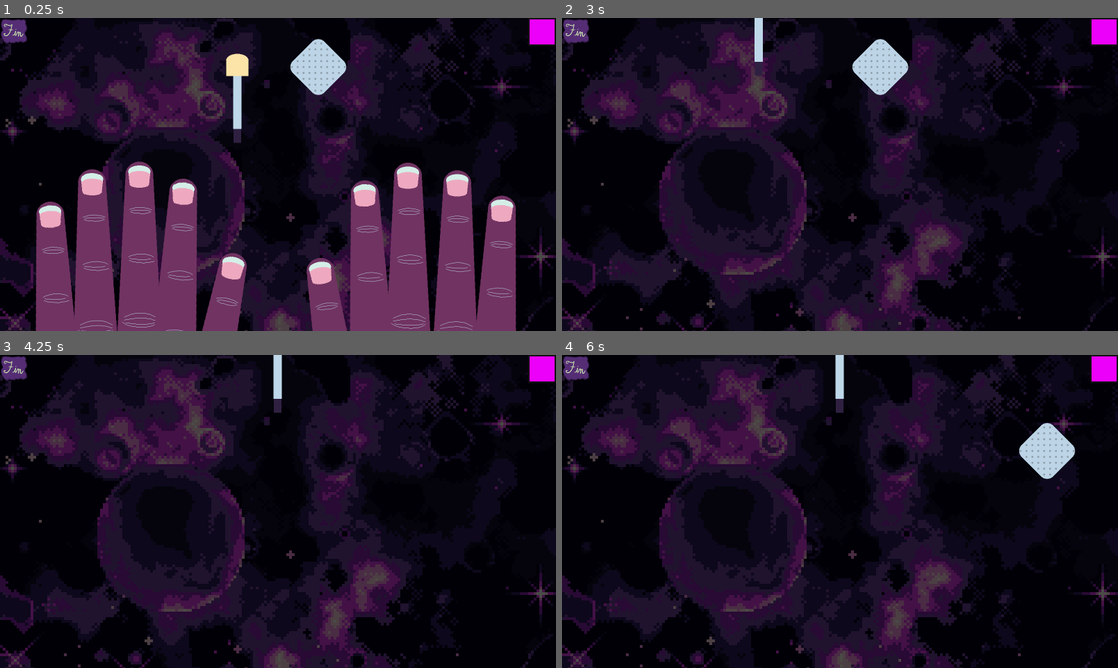
Above: before the commit, frames 1-4 (two rows, left to right).
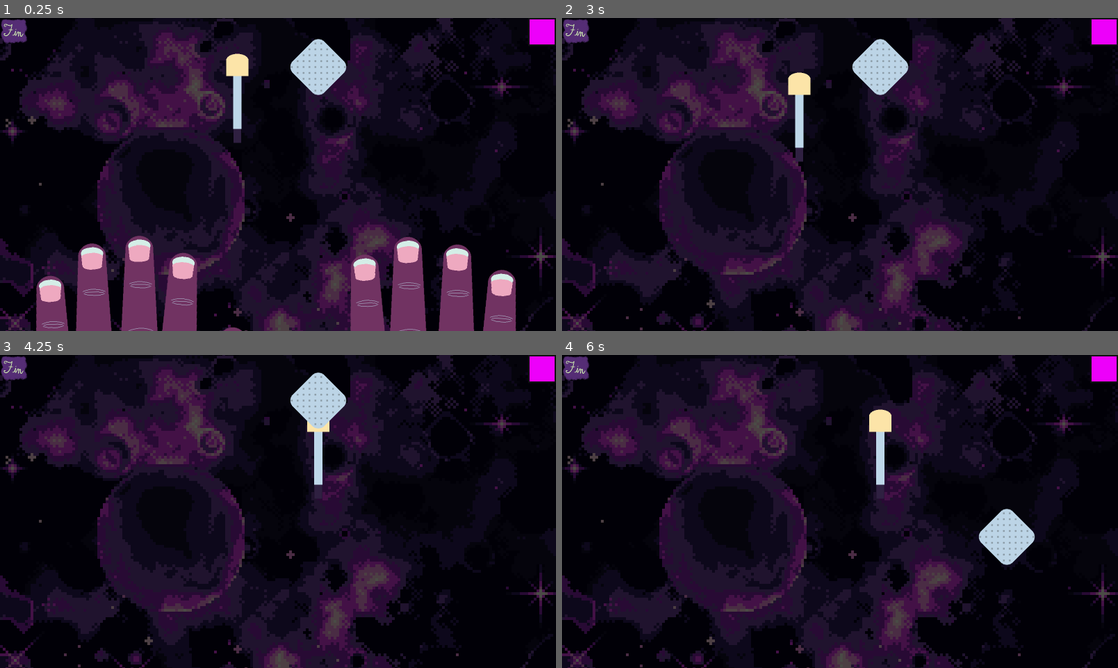
Above: after the commit, the same moments.

Repository: Wake1st/colored-claws
Game: Godot game, scene res://base/main.tscn
Two runs of this game, one before a commit and one after it. Both use one fixed random seed, a clock stepped at 60 frames per second and the inputs below.
Inputs (mouse positions are in pixels of both pictures, inside the frame that each line leads up to):
- Up to frame 1 (0.25 s): no input
- Up to frame 2 (3 s): click (573, 30) at 0.5 s; click (573, 30) at 1.25 s; click (573, 30) at 2 s; tap Enter at 2.75 s; move the mouse to (801, 83) at 2.77 s; press the mouse at (801, 83) at 2.78 s
- Up to frame 3 (4.25 s): tap Space at 3.5 s; move the mouse to (316, 420) at 3.52 s; release the mouse at (316, 420) at 3.53 s; tap Mouse wheel down (narrow_brush) at 3.6 s; click (316, 420) at 3.67 s
- Up to frame 4 (6 s): tap Enter at 4.25, 5.75 s; move the mouse to (895, 442) at 4.27 s; hold Right mouse button (pivot_brush) 4.28-5.03 s; click (895, 442) at 4.42 s; tap Space at 5 s; move the mouse to (812, 574) at 5.02 s; tap Mouse wheel up (widen_brush) at 5.1 s; click (812, 574) at 5.17 s; move the mouse to (1006, 558) at 5.77 s; press the mouse at (1006, 558) at 5.78 s

The runs differ from the first frame. In frame 1, 19% of the frame differs, in the area x 6-93%, y 45-100%; in frame 2, 0.9%; in frame 3, 1.8%; in frame 4, 3.1%.
Error before the commit: Parse Error: Too few arguments for "draw_line()" call. Expected at least 6 but received 4. (res://body/nail.gd:63)

Commit message:
for now, the pad just clears the texture

Diff:
--- a/body/Paint.gd
+++ b/body/Paint.gd
@@ -42,39 +42,37 @@
 	return img
 
 
-func clear_circle(
+static func clear_circle(
 	img: Image,
 	start_position: Vector2,
-	end_position: Vector2,
+	_end_position: Vector2,
 	radius: float
 ) -> Image:
-# draw the new image
+	# draw the new image
 	var blend: Image = Image.create_empty(img.get_width(), img.get_height(), false, Image.FORMAT_RGBA8)
 	var rect = img.get_used_rect()
-	#
-	#var circle_x = width * cos(angle)
-	#var circle_y = width * sin(angle)
-	#
-	#var current_position: Vector2 = start_position
-	#var paint_vector: Vector2 = end_position - start_position
-	#var height: int = ceili(paint_vector.length())
-	#for r in data.radius:
-		#for i in angle:
-			#current_position = paint_vector * height
-			#
-			#var x: int = start_position.x + current_position.x + circle_x/2 - i * cos(angle) - 1
-			#var y: int = start_position.y + current_position.y +  circle_y/2 - i * sin(angle) - 1
-			#
-			#if rect.has_point(Vector2(x, y)):
-				#blend.set_pixel(x, y, color)
-			#if rect.has_point(Vector2(x, y - 1)):
-				#blend.set_pixel(x, y - 1, color)
-			#if rect.has_point(Vector2(x, y + 1)):
-				#blend.set_pixel(x, y + 1, color)
-			#if rect.has_point(Vector2(x - 1, y)):
-				#blend.set_pixel(x - 1, y, color)
-			#if rect.has_point(Vector2(x + 1, y)):
-				#blend.set_pixel(x + 1, y, color)
+	var color = Color(0,0,0,0)
+
+	for r in radius:
+		for i in range(0,2*PI):
+			var current_position = Vector2(
+				radius * cos(i),
+				radius * sin(i)
+			)
+
+			var x: int = start_position.x + current_position.x
+			var y: int = start_position.y + current_position.y
+
+			if rect.has_point(Vector2(x, y)):
+				blend.set_pixel(x, y, color)
+			if rect.has_point(Vector2(x, y - 1)):
+				blend.set_pixel(x, y - 1, color)
+			if rect.has_point(Vector2(x, y + 1)):
+				blend.set_pixel(x, y + 1, color)
+			if rect.has_point(Vector2(x - 1, y)):
+				blend.set_pixel(x - 1, y, color)
+			if rect.has_point(Vector2(x + 1, y)):
+				blend.set_pixel(x + 1, y, color)
 
 	# update image and return
 	img.blend_rect_mask(blend, img, img.get_used_rect(), Vector2.ZERO)
--- a/body/nail.gd
+++ b/body/nail.gd
@@ -57,27 +57,13 @@
 
 
 func clean(data: PadData) -> float:
-	# draw new image and blend
-	var start = data.start_position - global_position + sprite.texture.get_size()/2
-	var end = data.end_position - global_position + sprite.texture.get_size()/2
-	image = Paint.draw_line(image, start, end, data.radius)
-	sprite.texture = ImageTexture.create_from_image(image)
+	# reset the texture
+	var texture: CompressedTexture2D = load(NAIL_PATH)
+	sprite.texture = texture
+	image = texture.get_image()
 
-	# note changes
-	for j in image.get_height():
-		for i in image.get_width():
-			var coord = Vector2(i,j)
-			var color = image.get_pixelv(coord)
-			if color == COLOR_ZERO:
-				continue
-
-			if pixel_colors[coord] != color:
-				pixel_colors[coord] = color
-				if !pixel_changes.has(coord):
-					pixel_changes.push_back(coord)
-
-	# update progress and check win
-	return pixel_changes.size() / pixel_count
+	# reset progress
+	return 0
 
 
 func set_texture(img: Image) -> void:
--- a/tools/brush/brush.gd
+++ b/tools/brush/brush.gd
@@ -33,8 +33,8 @@
 		var vector = global_position.direction_to(mouse)
 		rotation = vector.angle() + ROTATION_OFFSET
 	else:
-		last_position = position
-		position = mouse - hold_offset
+		last_position = global_position
+		global_position = mouse - hold_offset
 
 
 func input(event: InputEvent) -> void:
--- a/tools/brush/brush.tscn
+++ b/tools/brush/brush.tscn
@@ -5,7 +5,6 @@
 
 [node name="Brush" type="Node2D"]
 script = ExtResource("1_kgsti")
-width = null
 
 [node name="Sprite2D" type="Sprite2D" parent="."]
 texture_filter = 1
--- a/tools/pad/pad.gd
+++ b/tools/pad/pad.gd
@@ -15,8 +15,8 @@
 
 
 func process(_delta: float, mouse: Vector2) -> void:
-	last_position = position
-	position = mouse
+	last_position = global_position
+	global_position = mouse
 
 
 func input(event: InputEvent) -> void:
--- a/work/selector.gd
+++ b/work/selector.gd
@@ -13,15 +13,17 @@
 		tool_sets.set(holder.tool, holder)
 
 func _process(_delta) -> void:
-	current_tool.process(_delta, get_global_mouse_position())
+	if current_tool:
+		current_tool.process(_delta, get_global_mouse_position())
 
 func _input(event) -> void:
-	current_tool.input(event)
+	if current_tool:
+		current_tool.input(event)
 
 
 func _handle_selection(tool: Tool) -> void:
 	# return current tool to holder
 	tool_sets[tool].holster()
 
-	#
+	# set new tool
 	current_tool = tool
--- a/work/work_zone.tscn
+++ b/work/work_zone.tscn
@@ -73,7 +73,6 @@
 [node name="Brush" parent="Selector/BrushHolder" instance=ExtResource("2_ax42b")]
 unique_name_in_owner = true
 position = Vector2(0, 156)
-width = null
 
 [node name="PadHolder" parent="Selector" node_paths=PackedStringArray("tool") instance=ExtResource("3_esr3d")]
 position = Vector2(116, -247)
